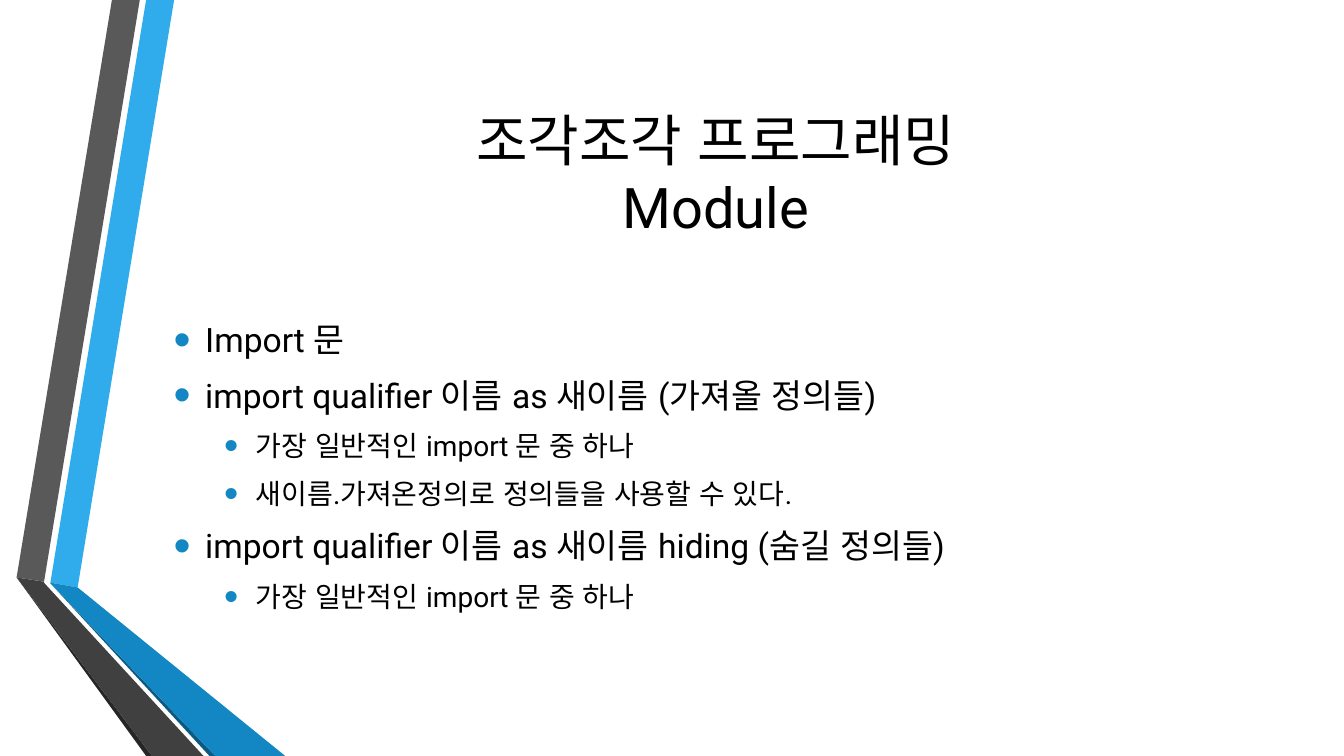
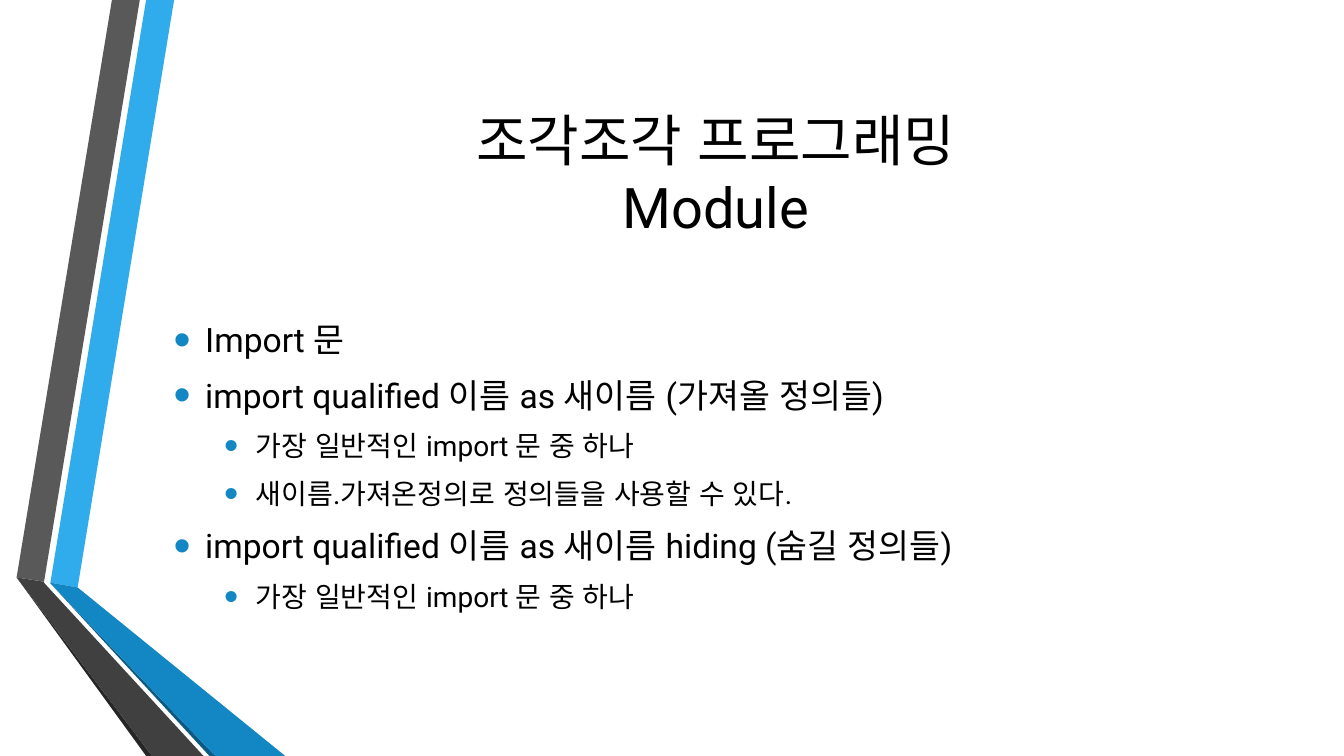
Before and after one commit to Ailrun/HaskellTutorial, a slide deck: slide 87 of Haskell04.pptx (slide 86 before the commit). Drawn at 1344x756 pixels with LibreOffice and Linux fonts; fonts in the diff are those of the drawing; background and template pictures are left out. Boxes give left, top, right and bottom in pixels: in the first picture for what was removed or moved away, otherwise in the second. Text is boxed around its words. In the diff, an @@ line names an element or a change of style, - is before the commit and + after.

```diff
--- a/Haskell04.pptx
+++ b/Haskell04.pptx
@@ text at [205, 380, 883, 416]: text changed @@
-• import qualifier 이름 as 새이름 (가져올 정의들)
+• import qualified 이름 as 새이름 (가져올 정의들)
@@ text at [205, 530, 952, 566]: text changed @@
-• import qualifier 이름 as 새이름 hiding (숨길 정의들)
+• import qualified 이름 as 새이름 hiding (숨길 정의들)
```
Also in this commit, not shown: 5 other slides changed, 1 slide added, 6 other files.
